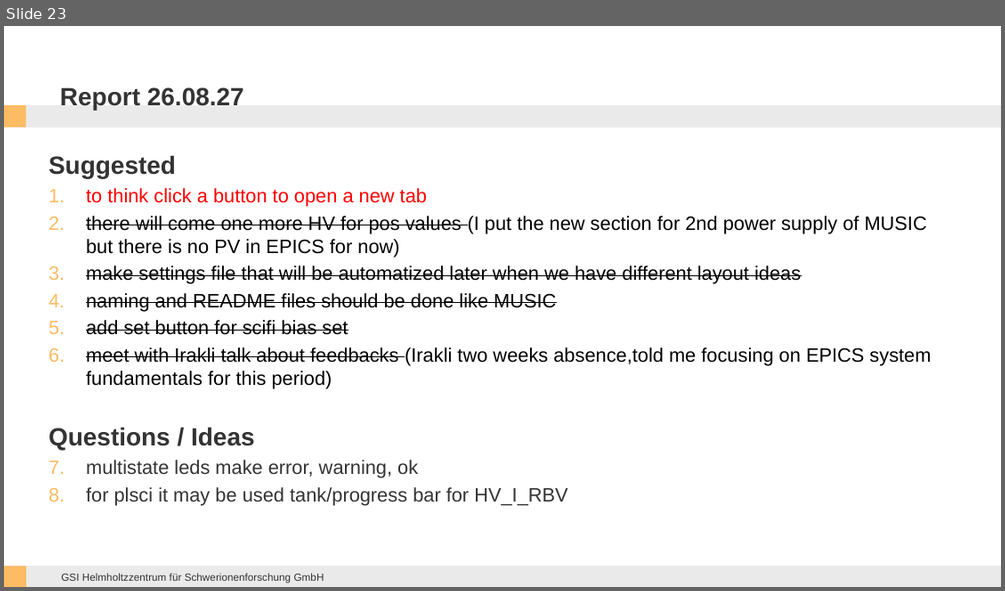
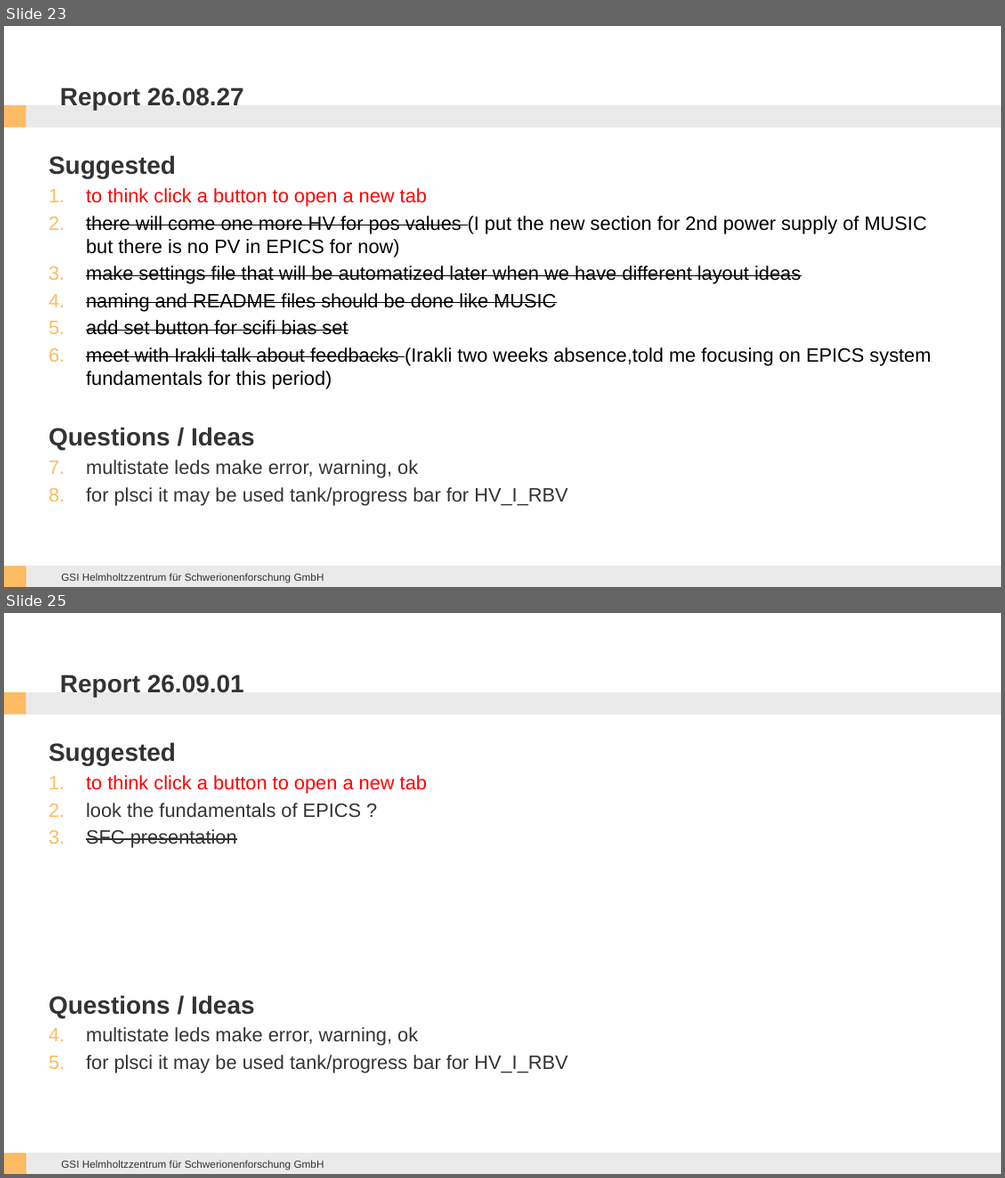
Before and after one commit to ikeshel/sfrs-dcs-epics, a slide deck: CSS_examples/Documentation && Report/CSS works.pptx. Shown one above the other, each under a label of ours: slide 23 before the commit, slides 23 and 25 after it; the slides between them are not shown. The pictures are 1005x591 and 1005x1178 pixels, drawn with LibreOffice and Linux fonts; fonts in the diff are those of the drawing; background and template pictures are left out. Boxes give left, top, right and bottom in pixels: in the first picture for what was removed or moved away, otherwise in the second. Text is boxed around its words. In the diff, an @@ line names an element or a change of style, - is before the commit and + after.

```diff
--- a/CSS_examples/Documentation && Report/CSS works.pptx
+++ b/CSS_examples/Documentation && Report/CSS works.pptx
@@ slide 25 added at [4, 613, 1001, 1174], background #FFFFFF; not listed: 5 template elements that a slide beside it also shows @@
@@ title added at [60, 674, 244, 697], 18 pt, text #333333, bold @@
+Report 26.09.01
@@ text added at [48, 742, 567, 1073], 14 pt, text #333333 @@
+Suggested
+1. to think click a button to open a new tab
+2. look the fundamentals of EPICS ?
+3. SFC presentation
+Questions / Ideas
+1. multistate leds make error, warning, ok
+2. for plsci it may be used tank/progress bar for HV_I_RBV
```
Also in this commit, not shown: 2 other slides added, 3 other files.
